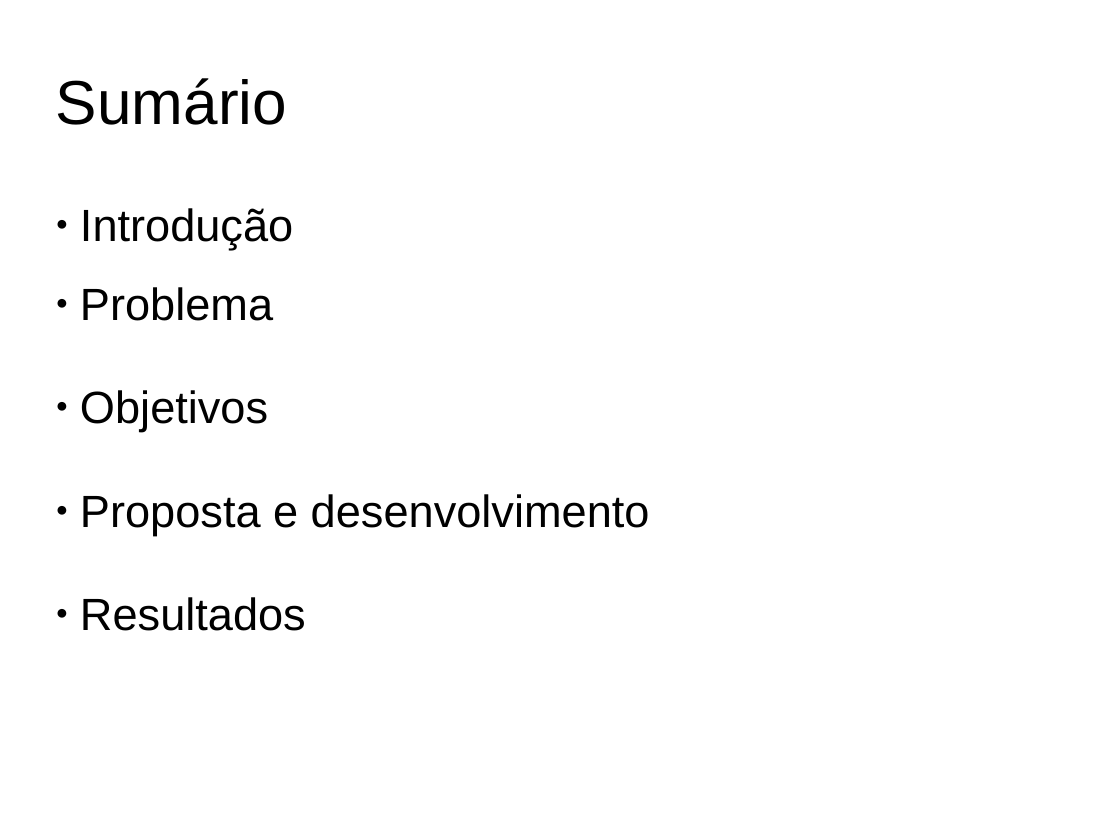
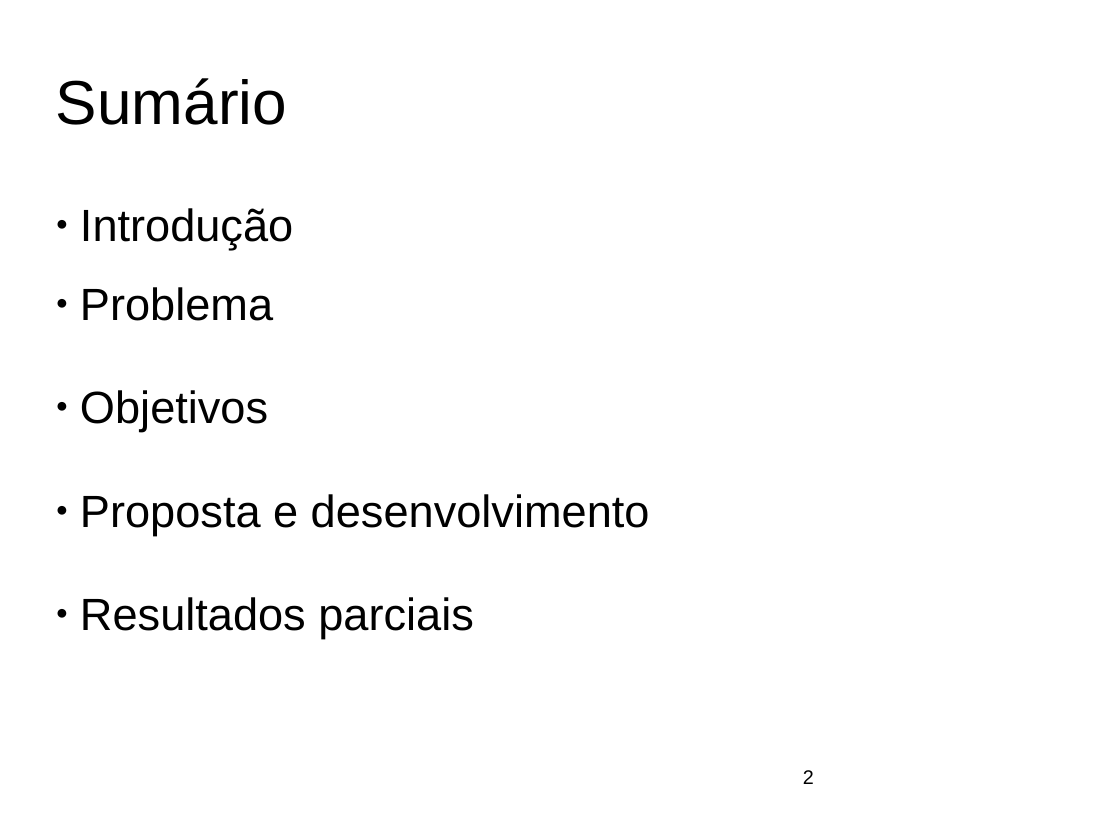
Before and after one commit to ftomasini/smdb, a slide deck: slide 2 of Documentos/FTOMASINI/SLIDES/slides.odp. Drawn at 1120x840 pixels with LibreOffice and Linux fonts; fonts in the diff are those of the drawing; background and template pictures are left out. Boxes give left, top, right and bottom in pixels: in the first picture for what was removed or moved away, otherwise in the second. Text is boxed around its words. In the diff, an @@ line names an element or a change of style, - is before the commit and + after.

```diff
--- a/Documentos/FTOMASINI/SLIDES/slides.odp
+++ b/Documentos/FTOMASINI/SLIDES/slides.odp
@@ subtitle at (80, 597, 474, 639): text changed @@
-● Resultados
+● Resultados parciais
@@ page number added at (803, 770, 814, 784), 14 pt, text #000000 @@
+2
```
Also in this commit, not shown: 20 other slides changed, 4 slides added, 7 slides removed, 2 other files.
